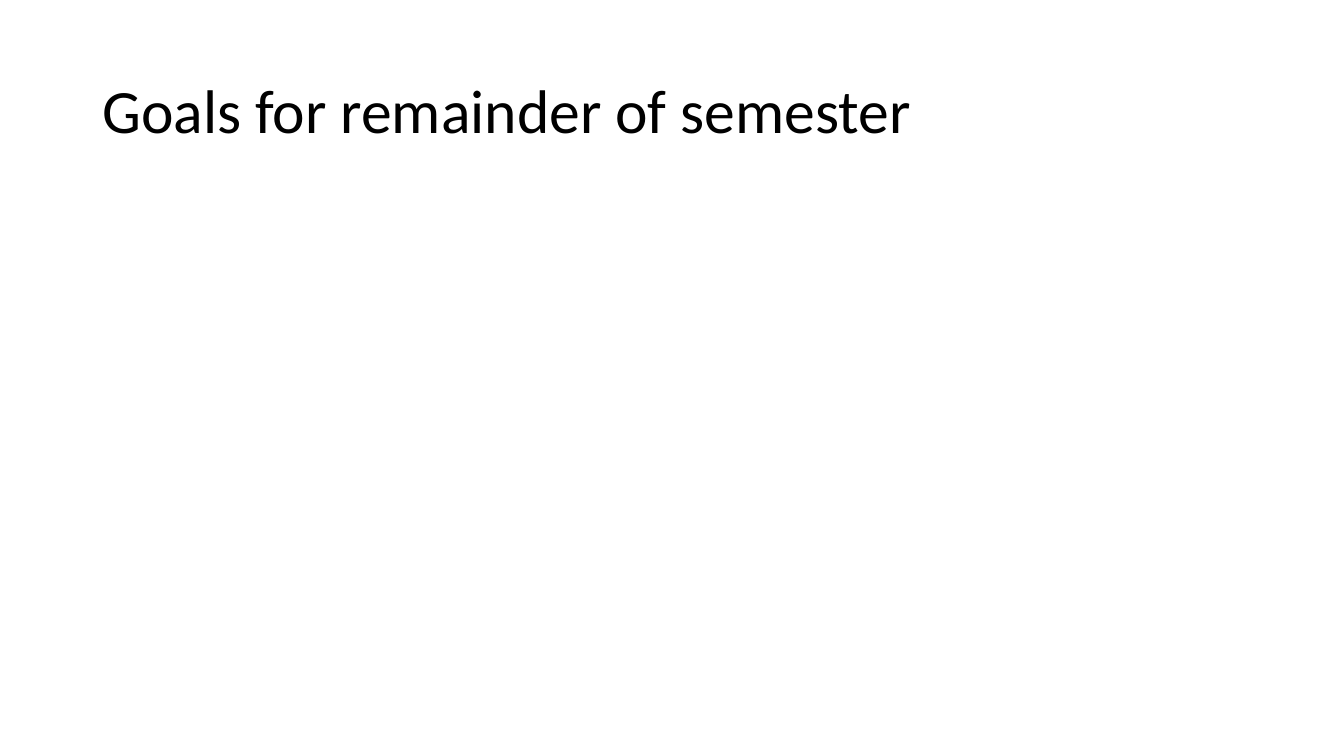
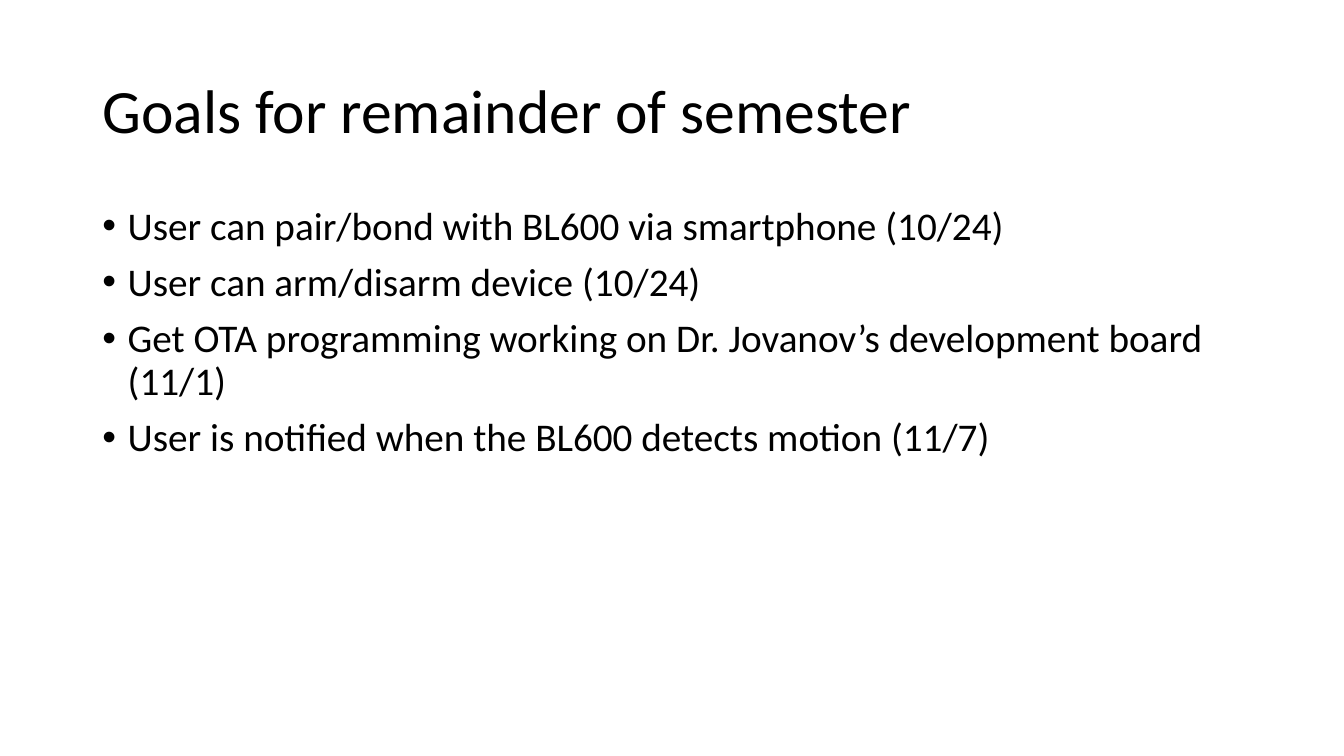
Before and after one commit to jbw3/CPE621Project, a slide deck: slide 13 of docs/AMDeSS_MidtermProgressReport.pptx. Drawn at 1344x756 pixels with LibreOffice and Linux fonts; fonts in the diff are those of the drawing. Boxes give left, top, right and bottom in pixels: in the first picture for what was removed or moved away, otherwise in the second. Text is boxed around its words. In the diff, an @@ line names an element or a change of style, - is before the commit and + after.

```diff
--- a/docs/AMDeSS_MidtermProgressReport.pptx
+++ b/docs/AMDeSS_MidtermProgressReport.pptx
@@ text added at [128, 211, 1203, 457], 28 pt, text #000000 @@
+• User can pair/bond with BL600 via smartphone (10/24)
+• User can arm/disarm device (10/24)
+• Get OTA programming working on Dr. Jovanov’s development board (11/1)
+• User is notified when the BL600 detects motion (11/7)
```
Also in this commit, not shown: 2 other slides changed, 1 slide added.
